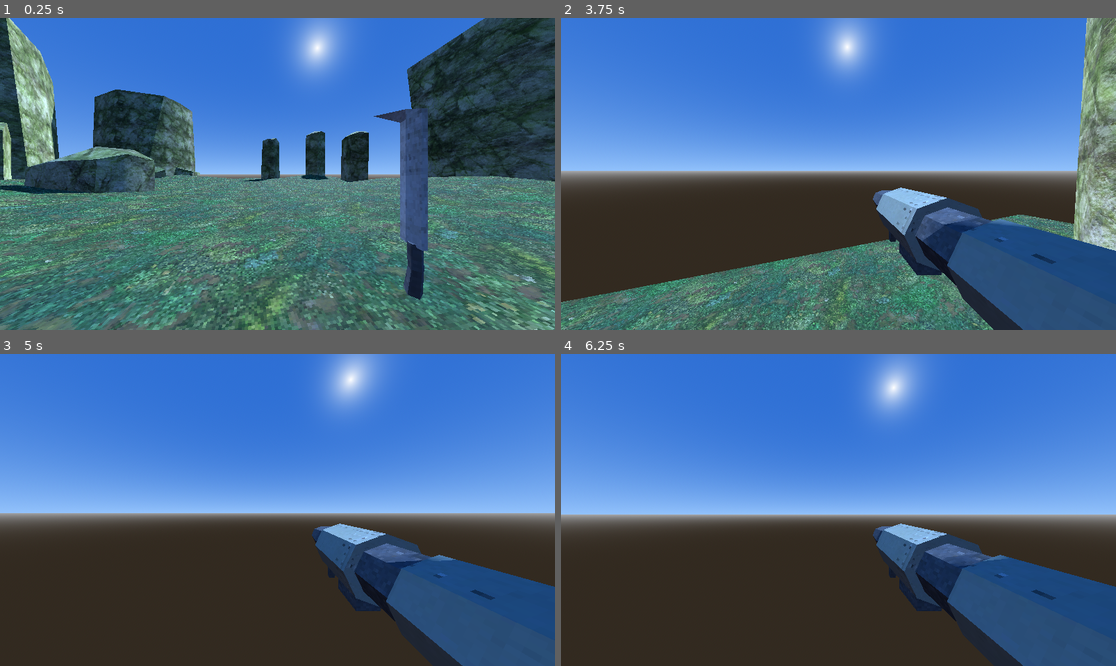
Above: before the commit, frames 1-4 (two rows, left to right).
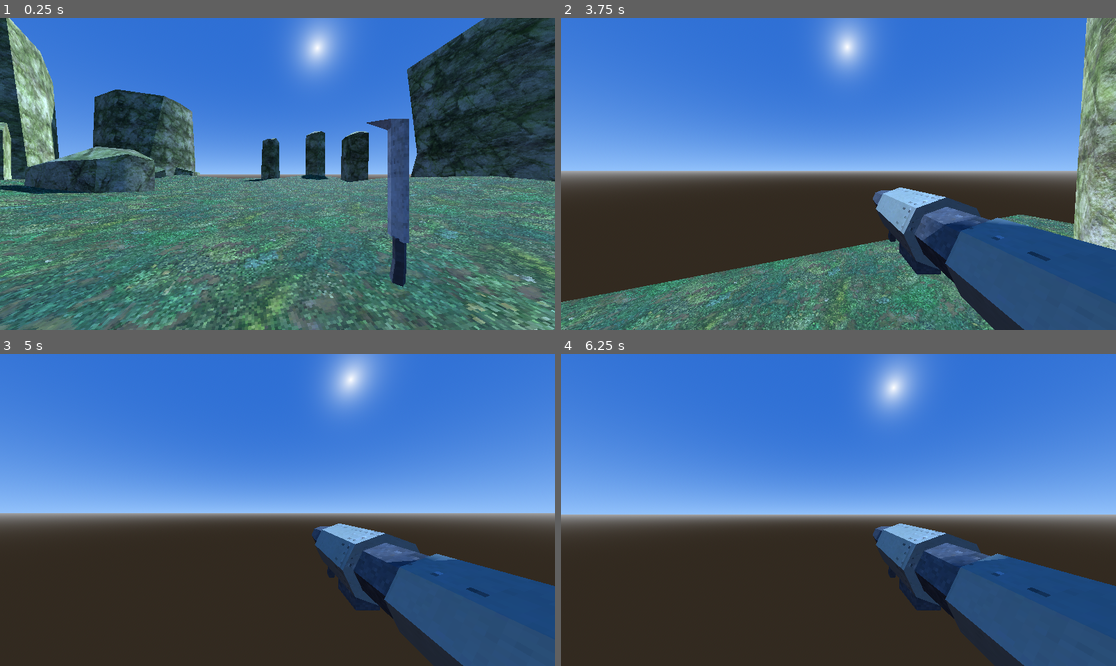
Above: after the commit, the same moments.

Repository: DavidWalshCode/Eldritch-Echoes
Game: Godot game, scene res://levels/level_1.tscn
Two runs of this game, one before a commit and one after it. Both use one fixed random seed, a clock stepped at 60 frames per second and the inputs below.
Inputs (mouse positions are in pixels of both pictures, inside the frame that each line leads up to):
- Up to frame 1 (0.25 s): no input
- Up to frame 2 (3.75 s): tap Enter at 0.5 s; move the mouse to (866, 174) at 0.52 s; press the mouse at (866, 174) at 0.53 s; hold W (move_forwards) from 0.53 s (still down); tap Space (jump) at 0.77, 1.52, 3.02 s; move the mouse to (810, 174) at 1.27 s; release the mouse at (810, 174) at 1.28 s; tap 1 at 1.35 s; move the mouse to (849, 167) at 2.02 s; tap 2 at 2.1 s; move the mouse to (832, 180) at 2.77 s; tap 3 at 2.85 s; move the mouse to (877, 177) at 3.52 s; tap 4 at 3.6 s
- Up to frame 3 (5 s): keep holding W (move_forwards); tap Space (jump) at 3.77, 4.52 s; move the mouse to (233, 506) at 4.27 s; tap 5 at 4.35 s
- Up to frame 4 (6.25 s): move the mouse to (844, 510) at 5.02 s; tap 6 at 5.1 s; move the mouse to (816, 503) at 5.77 s; release W (move_forwards) at 5.78 s; hold D (move_right) from 5.78 s (still down); tap 7 at 5.85 s; tap Space (jump) at 6.02 s

The runs differ from the first frame. In frame 1, 3.6% of the frame differs, in the area x 66-78%, y 28-91%; in frame 2, 0.5%; in frame 3, 0.4%; in frame 4, 0.4%.

Commit message:
Small updates

Diff:
--- a/characters/player/player.tscn
+++ b/characters/player/player.tscn
@@ -227,7 +227,7 @@
 "times": PackedFloat32Array(0, 0.1, 0.3),
 "transitions": PackedFloat32Array(1, 1, 1),
 "update": 0,
-"values": [Vector3(0, 0, 0), Vector3(0, 0, 0.507703), Vector3(0, 0, 0)]
+"values": [Vector3(0, 0, 0), Vector3(0, 0, 0.952919), Vector3(0, 0, 0)]
 }
 
 [sub_resource type="AnimationLibrary" id="AnimationLibrary_2c808"]
@@ -263,7 +263,7 @@
 [node name="Weapons" type="Node3D" parent="Camera3D/WeaponManager"]
 
 [node name="Machete" type="Node3D" parent="Camera3D/WeaponManager/Weapons"]
-transform = Transform3D(1.25345, 0, 0, 0, 1.25346, 0, 0, 0, 1.25345, 0.727612, -0.768937, 0.226489)
+transform = Transform3D(1.25345, 0, 0, 0, 1.25346, 0, 0, 0, 1.25345, 0.727612, -0.808232, -0.0604396)
 visible = false
 script = ExtResource("4_qyhjh")
 automatic = true
@@ -363,9 +363,10 @@
 attack_rate = 0.5
 
 [node name="Graphics" type="Node3D" parent="Camera3D/WeaponManager/Weapons/RocketLauncher"]
+transform = Transform3D(1, 0, 0, 0, 1, 0, 0, 0, 1, 0, 0, 0)
 
 [node name="RocketLauncher" parent="Camera3D/WeaponManager/Weapons/RocketLauncher/Graphics" instance=ExtResource("5_l5ban")]
-transform = Transform3D(1.2503, 0, 0, 0, 1.2503, 0, 0, 0, 1.2503, 0.414483, -0.86586, -0.419782)
+transform = Transform3D(1.2503, 0, 0, 0, 1.2503, 0, 0, 0, 1.2503, 0.414483, -0.861467, -0.441595)
 
 [node name="AnimationPlayer" type="AnimationPlayer" parent="Camera3D/WeaponManager/Weapons/RocketLauncher/Graphics"]
 libraries = {
--- a/levels/level_3.tscn
+++ b/levels/level_3.tscn
@@ -79,6 +79,9 @@
 [node name="Grass" parent="Environment" instance=ExtResource("5_ogcn4")]
 transform = Transform3D(2, 0, 0, 0, 2, 0, 0, 0, 2, 40.131, 0, 40)
 
+[node name="Grass4" parent="Environment" instance=ExtResource("5_ogcn4")]
+transform = Transform3D(2, 0, 0, 0, 2, 0, 0, 0, 2, 34.6488, 0, 40)
+
 [node name="Grass2" parent="Environment" instance=ExtResource("5_ogcn4")]
 transform = Transform3D(2, 0, 0, 0, 2, 0, 0, 0, 2, 40, 0, 0)
 
--- a/levels/level_4.tscn
+++ b/levels/level_4.tscn
@@ -112,6 +112,9 @@
 [node name="Grass3" parent="Environment" instance=ExtResource("5_tbk4v")]
 transform = Transform3D(2, 0, 0, 0, 2, 0, 0, 0, 2, 0, 0, 40)
 
+[node name="Grass6" parent="Environment" instance=ExtResource("5_tbk4v")]
+transform = Transform3D(1, 0, 0, 0, 1, 0, 0, 0, 1, 12.8254, 0, 50)
+
 [node name="Grass5" parent="Environment" instance=ExtResource("5_tbk4v")]
 transform = Transform3D(2, 0, 0, 0, 2, 0, 0, 0, 2, 22.0667, 0, 40)
 
